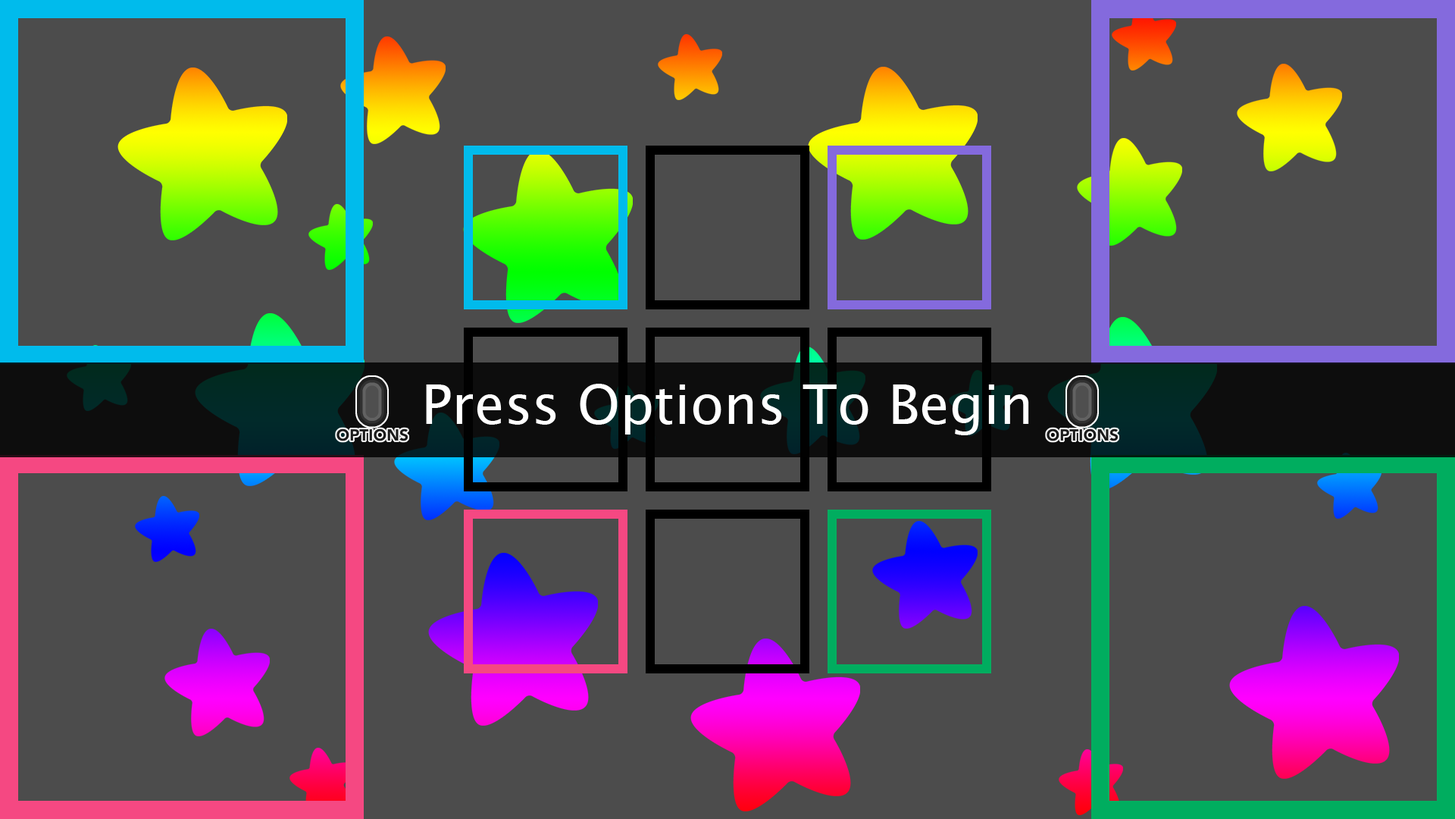
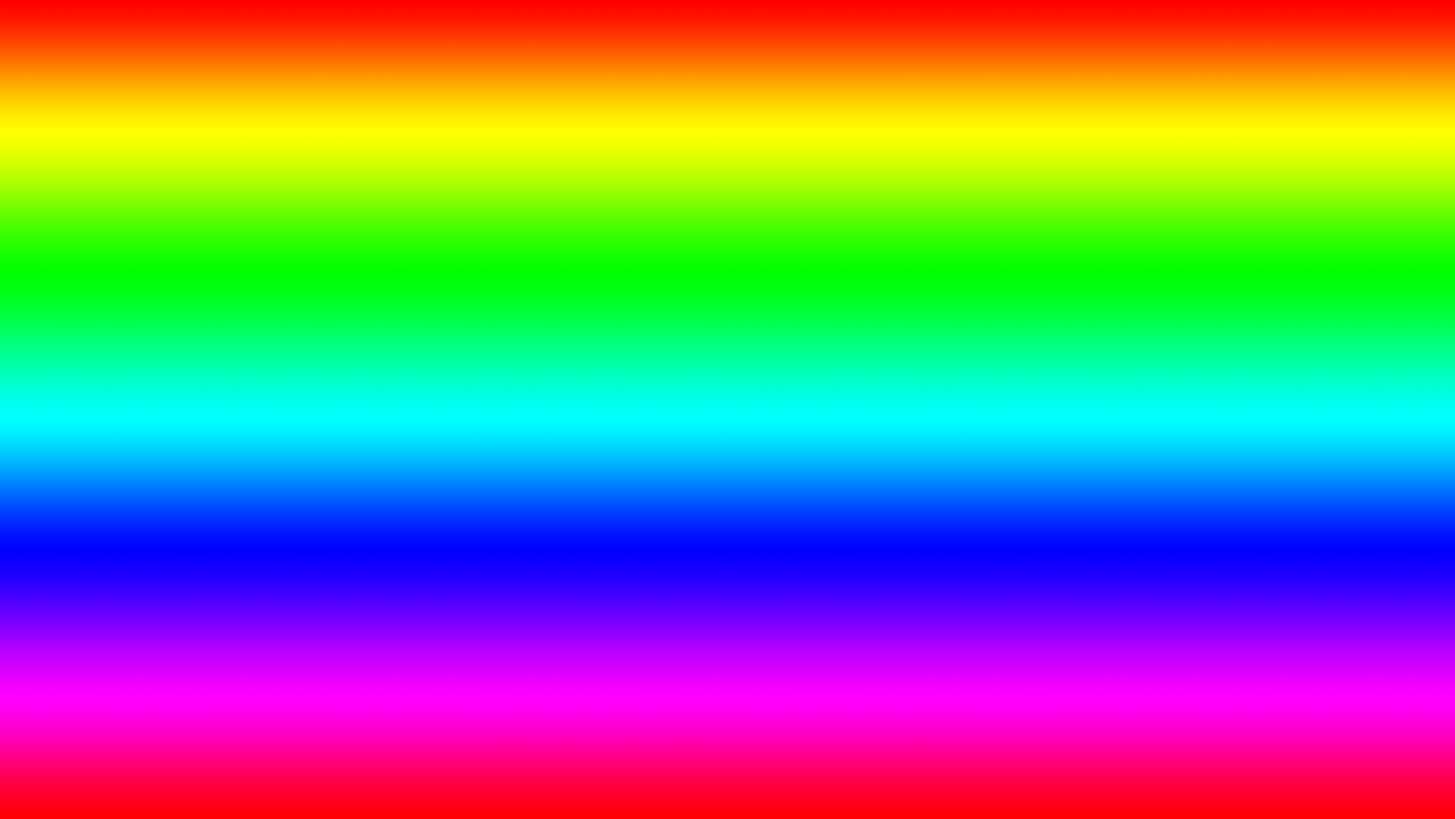
The second 1455 × 819 image is a revision of the first. Changes to its layers:
hid "PS4_Options copy" over <box>0,362,1455,458</box>
hid "Layer 1" over <box>0,0,1455,819</box>
hid "Layer 0" over <box>0,0,1455,819</box>
